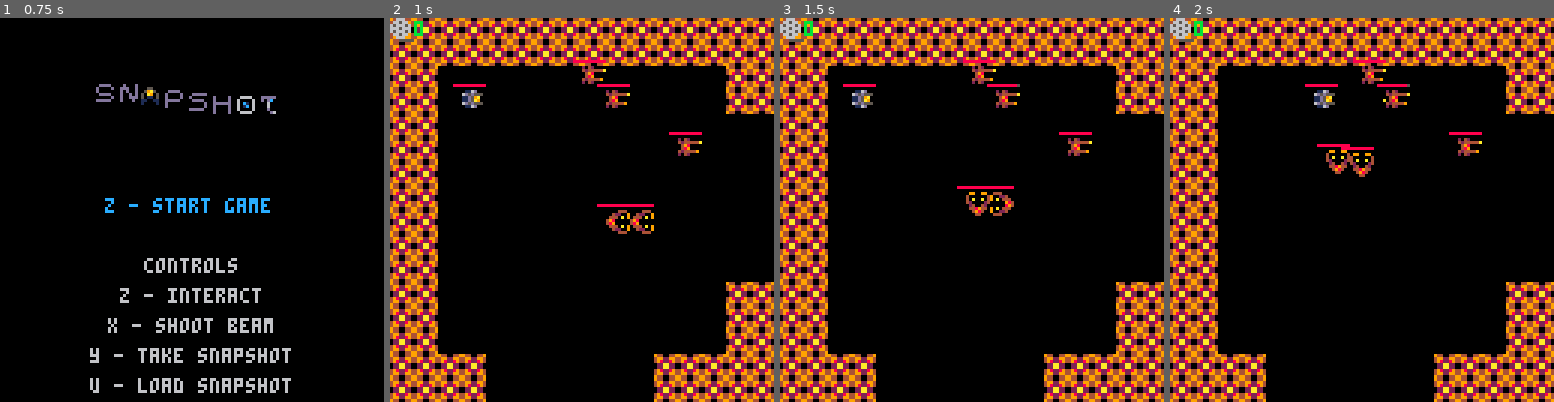
Above: before the commit, frames 1-4 (left to right).
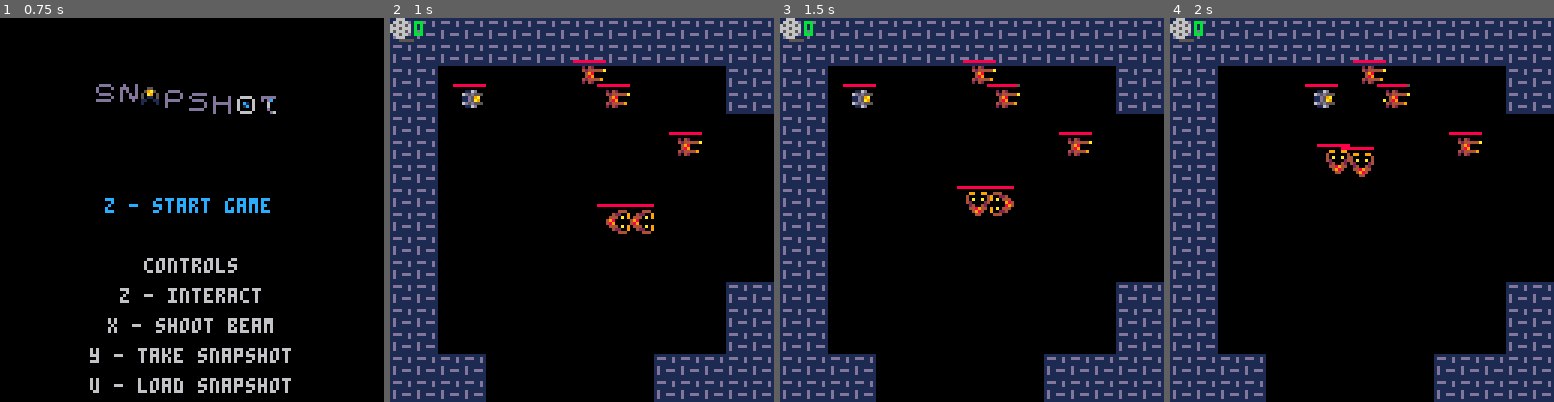
Above: after the commit, the same moments.

Repository: Radonchnk/camera_game
Game: PICO-8 cartridge cameragame.p8
Same seed, same stepped clock (60 frames per second), same inputs: the game is played once before the commit and once after it.
Inputs:
- Up to frame 1 (0.75 s): tap X (X key) at 0.33 s; tap O (Z key) at 0.7 s
- Up to frame 2 (1 s): no input
- Up to frame 3 (1.5 s): tap X (X key) at 1.07 s
- Up to frame 4 (2 s): hold Right from 1.6 s (still down); tap O (Z key) at 1.7 s; tap X (X key) at 1.85 s

Frame 1 is identical in both runs. In frame 2, 32% of the frame differs, in the area x 0-100%, y 0-100%; in frame 3, 32%; in frame 4, 32%.

Commit message:
modified:   cameragame.p8

Diff:
--- a/cameragame.p8
+++ b/cameragame.p8
@@ -36,14 +36,14 @@
 404894040e0000e006656600555550005555500055555000555550005555500090a50a0900000000000000000000000000000000000000000000000000000000
 0449844000e00e000066600055555000555550005555500055555000555550000800900000000000000000000000000000000000000000000000000000000000
 0024420000000000000555550555000005550000055500000555000005550000009a090000000000000000000000000000000000000000000000000000000000
-94400449000000000000000000000000000000000000000000000000000000000000000000000000000000000000000000000000000000000000000000000000
-49922994066660000666600000000000000000000000000000000000000000000000000000000000000000000000000000000000000000000000000000000000
-49822894060000000600000000000000000000000000000000000000000000000000000000000000000000000000000000000000000000000000000000000000
-022aa2200001e0000001c00000000000000000000000000000000000000000000000000000000000000000000000000000000000000000000000000000000000
-022aa220000e1000000c100000000000000000000000000000000000000000000000000000000000000000000000000000000000000000000000000000000000
-49822894000000600000006000000000000000000000000000000000000000000000000000000000000000000000000000000000000000000000000000000000
-49922994000666600006666000000000000000000000000000000000000000000000000000000000000000000000000000000000000000000000000000000000
-94400449000000000000000000000000000000000000000000000000000000000000000000000000000000000000000000000000000000000000000000000000
+11111111000000000000000000000000000000000000000000000000000000000000000000000000000000000000000000000000000000000000000000000000
+1ddd11d1066660000666600000000000000000000000000000000000000000000000000000000000000000000000000000000000000000000000000000000000
+111111d1060000000600000000000000000000000000000000000000000000000000000000000000000000000000000000000000000000000000000000000000
+111111110001e0000001c00000000000000000000000000000000000000000000000000000000000000000000000000000000000000000000000000000000000
+1d111111000e1000000c100000000000000000000000000000000000000000000000000000000000000000000000000000000000000000000000000000000000
+1d11ddd1000000600000006000000000000000000000000000000000000000000000000000000000000000000000000000000000000000000000000000000000
+1d111111000666600006666000000000000000000000000000000000000000000000000000000000000000000000000000000000000000000000000000000000
+11111111000000000000000000000000000000000000000000000000000000000000000000000000000000000000000000000000000000000000000000000000
 88000088000000000000000000000000000000000000000000000000000000000000000000000000000000000000000000000000000000000000000000000000
 8000000800dddd0000d000d00005500000dddd0000ddddd00d0000d0006666000ddddd0000666600000000000000000000000000000000000000000000000000
 000000000d0000d00ddd00d00059a5000d0000d00d0000000d0000d0060000600d0dc00006000060000000000000000000000000000000000000000000000000
